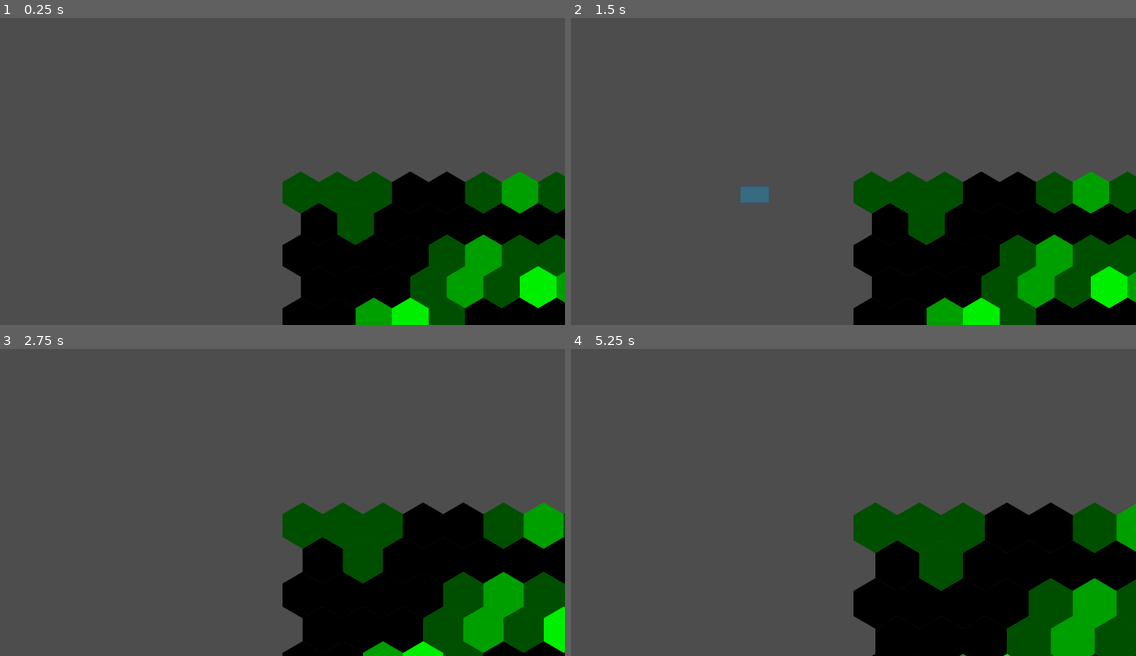
Above: before the commit, frames 1-4 (two rows, left to right).
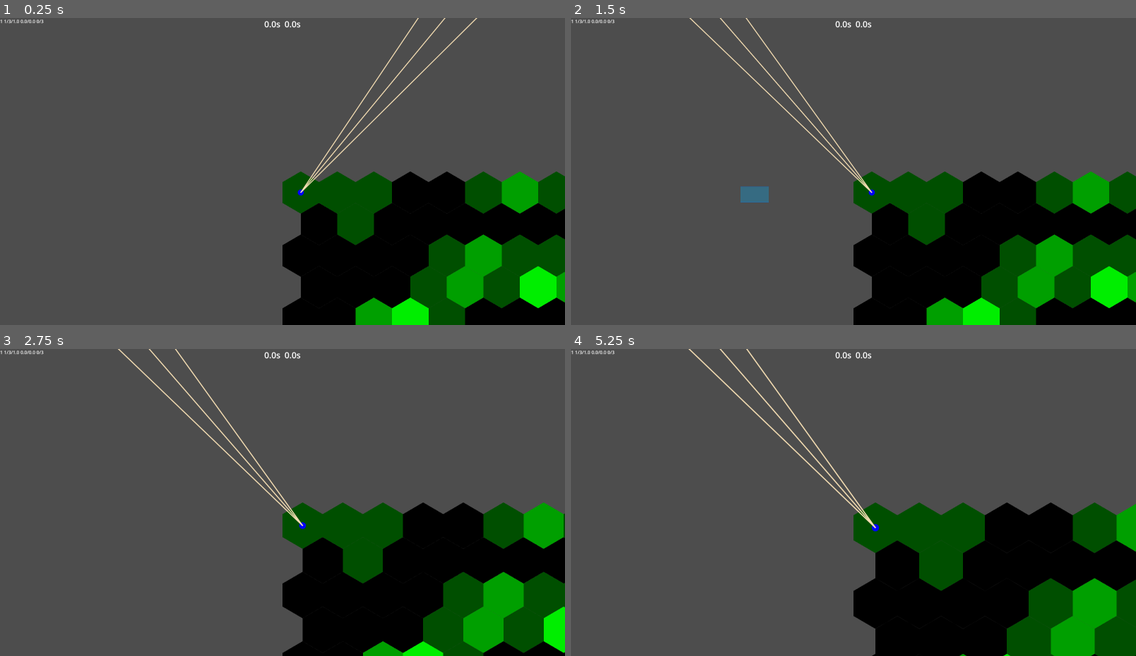
Above: after the commit, the same moments.

Repository: bendo-afk/rts2
Game: Godot game, scene res://scenes/battle.tscn
The game is run twice, just before and just after one commit, with the same random seed, the same clock (stepped at 60 frames per second) and the same inputs.
Inputs (mouse positions are in pixels of both pictures, inside the frame that each line leads up to):
- Up to frame 1 (0.25 s): no input
- Up to frame 2 (1.5 s): move the mouse to (977, 156) at 0.52 s; hold Middle mouse button (grab_camera) 0.53-1.25 s; click (977, 156) at 0.67 s; tap Enter at 1.25 s; drag from (740, 186) to (825, 232) at 1.27 s
- Up to frame 3 (2.75 s): move the mouse to (339, 434) at 2.02 s; hold Mouse wheel up (zoom_in) from 2.03 s (still down); click (339, 434) at 2.17 s
- Up to frame 4 (5.25 s): release Mouse wheel up (zoom_in) at 2.75 s; tap Space at 2.75 s; drag from (825, 563) to (684, 456) at 2.77 s; move the mouse to (1023, 548) at 3.52 s; hold Middle mouse button (grab_camera) 3.53-4.25 s; click (1023, 548) at 3.67 s; tap Enter at 4.25 s; drag from (684, 456) to (768, 425) at 4.27 s; move the mouse to (881, 502) at 5.02 s; hold Mouse wheel up (zoom_in) from 5.03 s (still down); click (881, 502) at 5.17 s

The runs differ from the first frame. In frame 1, 0.7% of the frame differs, in the area x 0-85%, y 0-59%; in frame 2, 0.7%; in frame 3, 0.7%; in frame 4, 0.8%, in the area x 0-55%, y 0-60%.
Error before the commit: Parse Error: Expected identifier after "." for attribute access. (res://scripts/world.gd:39)

Commit message:
setup most of top and side containers

Diff:
--- a/scenes/side_container.tscn
+++ b/scenes/side_container.tscn
@@ -1,5 +1,10 @@
-[gd_scene format=3 uid="uid://cv43brgxnn7q6"]
+[gd_scene load_steps=3 format=3 uid="uid://cv43brgxnn7q6"]
+
+[ext_resource type="Script" uid="uid://cyt3iooiyd0wm" path="res://scripts/side_container.gd" id="1_rurh7"]
+[ext_resource type="PackedScene" uid="uid://dx3ti4nru70j4" path="res://scenes/side_hp.tscn" id="2_7qcd2"]
 
 [node name="SideContainer" type="VBoxContainer"]
 offset_right = 40.0
 offset_bottom = 40.0
+script = ExtResource("1_rurh7")
+side_hp_scene = ExtResource("2_7qcd2")
--- a/scenes/world_ui.tscn
+++ b/scenes/world_ui.tscn
@@ -1,12 +1,13 @@
-[gd_scene load_steps=8 format=3 uid="uid://bc8njthyfcntt"]
+[gd_scene load_steps=9 format=3 uid="uid://bc8njthyfcntt"]
 
 [ext_resource type="Script" uid="uid://ce6tii1ouk8ji" path="res://scripts/world_ui.gd" id="1_g1sli"]
 [ext_resource type="Script" uid="uid://bu57ynagsa6lf" path="res://scripts/unit_ui.gd" id="1_pvr84"]
 [ext_resource type="Script" uid="uid://0jpgc1q3c23w" path="res://scripts/ui_canvas.gd" id="3_qemj2"]
 [ext_resource type="Script" uid="uid://c4tamax1hsibh" path="res://scripts/path_ui.gd" id="3_topi3"]
 [ext_resource type="PackedScene" uid="uid://bik4bgk8afcsi" path="res://scenes/score_container.tscn" id="4_5nafa"]
+[ext_resource type="PackedScene" uid="uid://cv43brgxnn7q6" path="res://scenes/side_container.tscn" id="5_ghh30"]
 [ext_resource type="PackedScene" uid="uid://cgn75wyj0yqda" path="res://scenes/in_hp.tscn" id="5_oyvde"]
-[ext_resource type="PackedScene" uid="uid://dx3ti4nru70j4" path="res://scenes/side_hp.tscn" id="6_ghh30"]
+[ext_resource type="Script" uid="uid://duyirpx8cuf3h" path="res://scripts/top_container.gd" id="7_oyvde"]
 
 [node name="WorldUI" type="Node"]
 script = ExtResource("1_g1sli")
@@ -16,9 +17,8 @@
 
 [node name="UICanvas" type="CanvasLayer" parent="."]
 script = ExtResource("3_qemj2")
-score_container = ExtResource("4_5nafa")
 in_hp_scene = ExtResource("5_oyvde")
-side_hp_scene = ExtResource("6_ghh30")
+side_container_scene = ExtResource("5_ghh30")
 
 [node name="TopContainer" type="HBoxContainer" parent="UICanvas"]
 anchors_preset = 5
@@ -28,18 +28,8 @@
 offset_right = 20.0
 offset_bottom = 40.0
 grow_horizontal = 2
-
-[node name="Ally" type="VBoxContainer" parent="UICanvas"]
-offset_right = 40.0
-offset_bottom = 40.0
-
-[node name="Enemy" type="VBoxContainer" parent="UICanvas"]
-anchors_preset = 1
-anchor_left = 1.0
-anchor_right = 1.0
-offset_left = -40.0
-offset_bottom = 40.0
-grow_horizontal = 0
+script = ExtResource("7_oyvde")
+score_container = ExtResource("4_5nafa")
 
 [node name="InUI" type="Control" parent="UICanvas"]
 layout_mode = 3
--- a/scripts/attack.gd
+++ b/scripts/attack.gd
@@ -12,6 +12,8 @@
 # control
 var target_pos: Vector2
 
+signal reload_changed(left_arg: float, max_arg: float)
+
 
 func _ready() -> void:
 	left_reload_time = max_reload_time
@@ -20,6 +22,7 @@
 	var rel_target_pos := calc_rel_target_pos(get_parent().position, target_pos)
 	rotate_turret(rel_target_pos, delta)
 	left_reload_time = max(0, left_reload_time - delta)
+	reload_changed.emit(left_reload_time, max_reload_time)
 
 func shoot(target: Unit) -> int:
 	target.hp_comp.take_damge()
--- a/scripts/hp.gd
+++ b/scripts/hp.gd
@@ -6,8 +6,10 @@
 var hp: int
 
 signal die
+signal hp_changed(hp_arg: int, max_hp_arg: int)
 
 func take_damage(damage: int) -> void:
 	hp -= damage
+	hp_changed.emit(hp, max_hp)
 	if hp <= 0:
 		die.emit()
--- a/scripts/path_ui.gd
+++ b/scripts/path_ui.gd
@@ -8,7 +8,7 @@
 var line_width := 2
 
 
-func connect_signal() -> void:
+func setup() -> void:
 	for a in units:
 		if a.team == teams.ally:
 			a.path_changed.connect(_on_path_changed)
--- /dev/null
+++ b/scripts/side_container.gd
@@ -0,0 +1,20 @@
+extends VBoxContainer
+
+var hp_bars: Array[HBoxContainer]
+
+var units: Array[Unit]
+var team: Team
+
+@export var side_hp_scene: PackedScene
+
+
+func setup() -> void:
+	for u in units:
+		if u.team == team:
+			var hp_bar := side_hp_scene.instantiate()
+			add_child(hp_bar)
+			hp_bar.set_parameters(u.move_comp.speed, u.attack_comp.damage, u.vision_comp.height)
+			hp_bar.set_unit_name("1")
+			hp_bar.set_hp(u.hp_comp.hp, u.hp_comp.max_hp)
+			u.hp_comp.hp_changed.connect(hp_bar.set_hp)
+			u.attack_comp.reload_changed.connect(hp_bar.set_reload)
--- a/scripts/side_hp.gd
+++ b/scripts/side_hp.gd
@@ -5,7 +5,7 @@
 @onready var reload_label := $Reload
 @onready var hp_label := $HP
 
-func set_paramters(speed: int, damage: int, height: float) -> void:
+func set_parameters(speed: int, damage: int, height: float) -> void:
 	parameters_label.text = str(speed) + "/" + str(damage) + "/" + str(height)
 
 func set_hp(hp: int, max_hp: int) -> void:
--- a/scripts/team.gd
+++ b/scripts/team.gd
@@ -8,9 +8,9 @@
 var score: float:
 	set(value):
 		score = value
-		score_changed.emit()
+		score_changed.emit(value)
 
-signal score_changed
+signal score_changed(point: float)
 
 func physics(delta: float) -> void:
 	left_height_cd = maxf(0, left_height_cd - delta)
--- /dev/null
+++ b/scripts/top_container.gd
@@ -0,0 +1,24 @@
+extends HBoxContainer
+
+var teams: Node
+
+var ally_score: HBoxContainer
+var enemy_score: HBoxContainer
+
+@export var score_container: PackedScene
+
+func setup() -> void:
+	ally_score = score_container.instantiate()
+	add_child(ally_score)
+	ally_score.set_sizes(30,30)
+	teams.ally.score_changed.connect(ally_score.set_score)
+
+	enemy_score = score_container.instantiate()
+	add_child(enemy_score)
+	enemy_score.set_sizes(30,30)
+	teams.enemy.score_changed.connect(enemy_score.set_score)
+	enemy_score.move_child(enemy_score.score_label, 0)
+
+func _process(_delta: float) -> void:
+	ally_score.set_cd(teams.ally.left_height_cd)
+	enemy_score.set_cd(teams.enemy.left_height_cd)
--- a/scripts/ui_canvas.gd
+++ b/scripts/ui_canvas.gd
@@ -4,24 +4,26 @@
 var teams: Node
 var map: TileMapLayer
 
-@export var score_container: PackedScene
 @export var in_hp_scene: PackedScene
-@export var side_hp_scene: PackedScene
+@export var side_container_scene: PackedScene
 
 @onready var top_container := $TopContainer
-@onready var ally_side := $Ally
-@onready var enemy_side := $Enemy
 
 func setup() -> void:
-	var ally_score := score_container.instantiate()
-	top_container.add_child(ally_score)
-	ally_score.set_score(0)
-	ally_score.set_cd(1)
-	ally_score.set_sizes(30,30)
+	top_container.teams = teams
+	top_container.setup()
 
-	var enemy_score := score_container.instantiate()
-	top_container.add_child(enemy_score)
-	enemy_score.set_score(0)
-	enemy_score.set_cd(1)
-	enemy_score.set_sizes(30,30)
-	enemy_score.move_child(enemy_score.score_label, 0)
+	setup_sides()
+
+func setup_sides() -> void:
+	var ally_side := side_container_scene.instantiate()
+	add_child(ally_side)
+	ally_side.units = units
+	ally_side.team = teams.ally
+	ally_side.setup()
+
+	var enemy_side := side_container_scene.instantiate()
+	add_child(enemy_side)
+	enemy_side.units = units
+	enemy_side.team = teams.enemy
+	enemy_side.setup()
--- a/scripts/world.gd
+++ b/scripts/world.gd
@@ -34,9 +34,8 @@
 		ui_node.teams = teams
 		ui_node.map = map
 
-	world_ui.path_ui.connect_signal()
+	world_ui.path_ui.setup()
 	world_ui.ui_canvas.setup()
-	teams.ally.score_changed.connect(world_ui.ui_canvas.top_container.)
 
 func setup_units() -> void:
 	var unit := unit_scene.instantiate()
Not shown, added: scripts/side_container.gd.uid
Not shown, added: scripts/top_container.gd.uid
